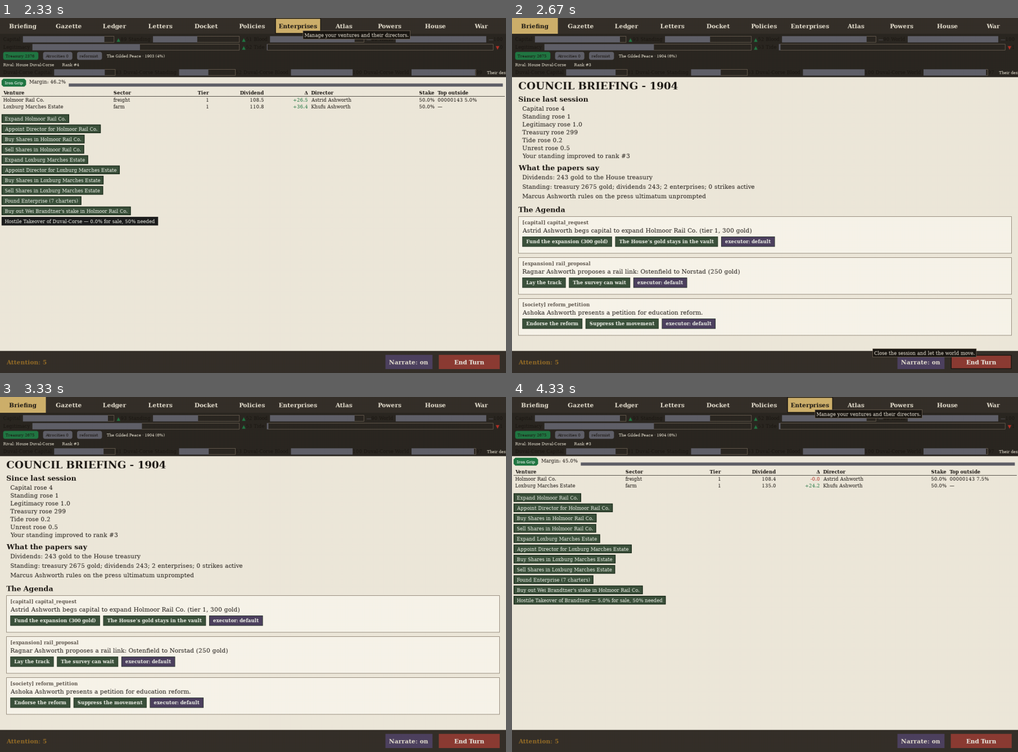
Above: before the commit, frames 1-4 (two rows, left to right).
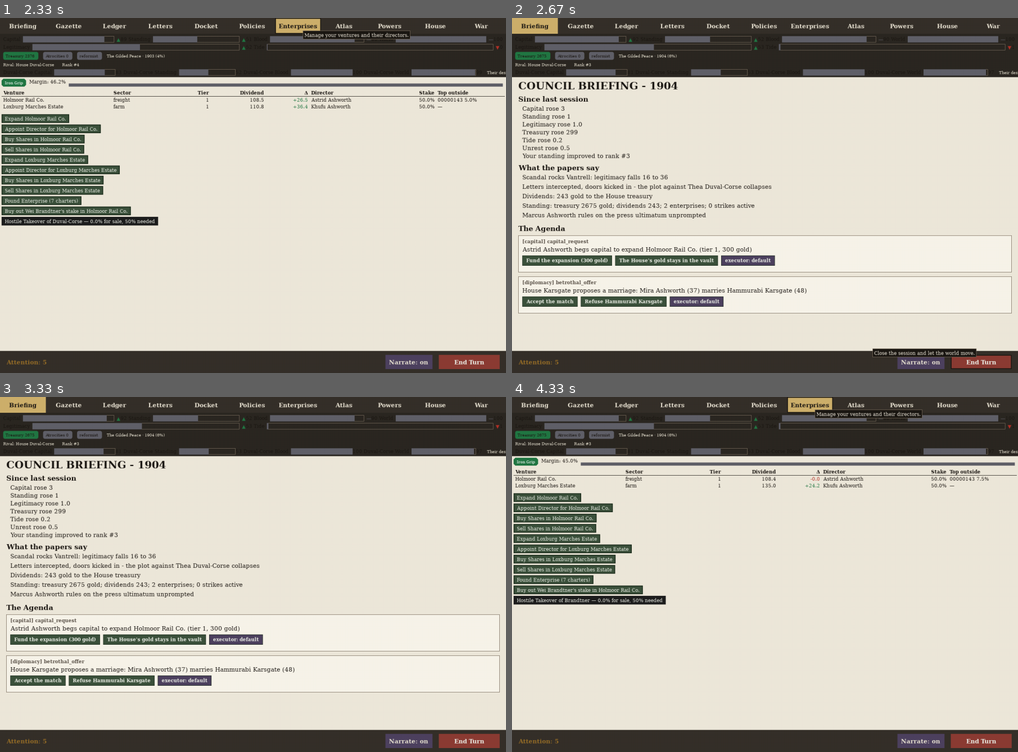
Above: after the commit, the same moments.

Repository: civersen222/Guilded-Age
Game: pygame game, started from gilded/__main__.py
Two runs of this game, one before a commit and one after it. Both use one fixed random seed, a clock stepped at 60 frames per second and the inputs below.
Inputs (mouse positions are in pixels of both pictures, inside the frame that each line leads up to):
- Up to frame 1 (2.33 s): click "End Turn" at 0.38 s; click "Enterprises" at 0.72 s; click "End Turn" at 1.05 s; click "Enterprises" at 1.38 s; click (263, 74) at 1.72 s; click "Enterprises" at 2.05 s
- Up to frame 2 (2.67 s): click "End Turn" at 2.38 s
- Up to frame 3 (3.33 s): click (182, 499) at 2.72 s
- Up to frame 4 (4.33 s): click "Enterprises" at 4.05 s

Frame 1 is identical in both runs. In frame 2, 11% of the frame differs, in the area x 1-99%, y 5-90%; in frame 3, 11%; in frame 4, 0.5%.

Commit message:
restore base dividend flow: credit every holder's gold_reserve, return ruler's share as house_take

Diff:
--- a/gilded/society/shares.py
+++ b/gilded/society/shares.py
@@ -60,13 +60,10 @@
 
 def pay_dividends(realm, enterprises, provinces: Dict[int, object],
                   tech_mod: float = 1.0) -> Tuple[float, List[str]]:
-    """Pay every enterprise's output to living holders.
+    """Pay every enterprise's output into living holders' gold_reserve.
 
-    Kin (non-ruler) holders receive their share into gold_reserve; the
-    ruler's share is NOT added to his personal purse — it is the house's
-    gold and is returned as house_take so the caller credits the treasury
-    exactly once (crediting it twice mints gold out of thin air).
-    Returns (house_take, events). Dead holders' shares do not pay out."""
+    Returns (house_take, events): house_take is the ruler's share — the gold
+    that lands in the House treasury. Dead holders' shares do not pay out."""
     events: List[str] = []
     by_id = {c.id: c for c in realm.characters}
     house_take = 0.0
@@ -83,10 +80,9 @@
             holder = by_id.get(char_id)
             if holder is not None and holder.is_alive:
                 amt = gold * pct / 100.0
+                holder.gold_reserve += amt
                 if char_id == realm.ruler.id:
                     house_take += amt
-                else:
-                    holder.gold_reserve += amt
     return house_take, events
 
 
